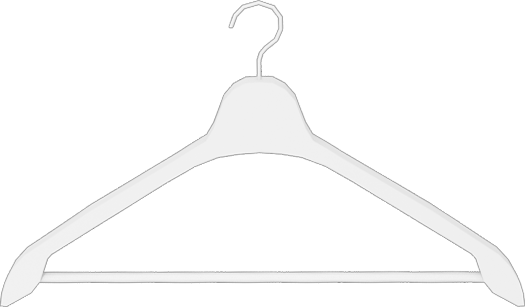
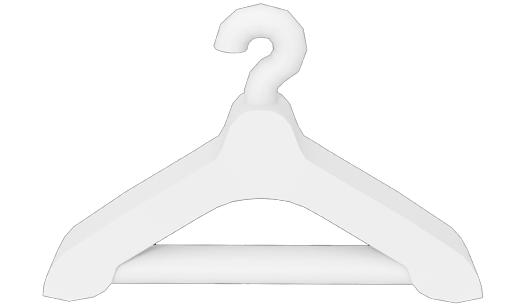
Before/after of a 525 x 307 layered artwork. What changed in the layer stack:
added layer "GalgeRender" above "Layer 0" over left=42, top=3, right=484, bottom=304
hid "Layer 0" over left=0, top=0, right=525, bottom=307
